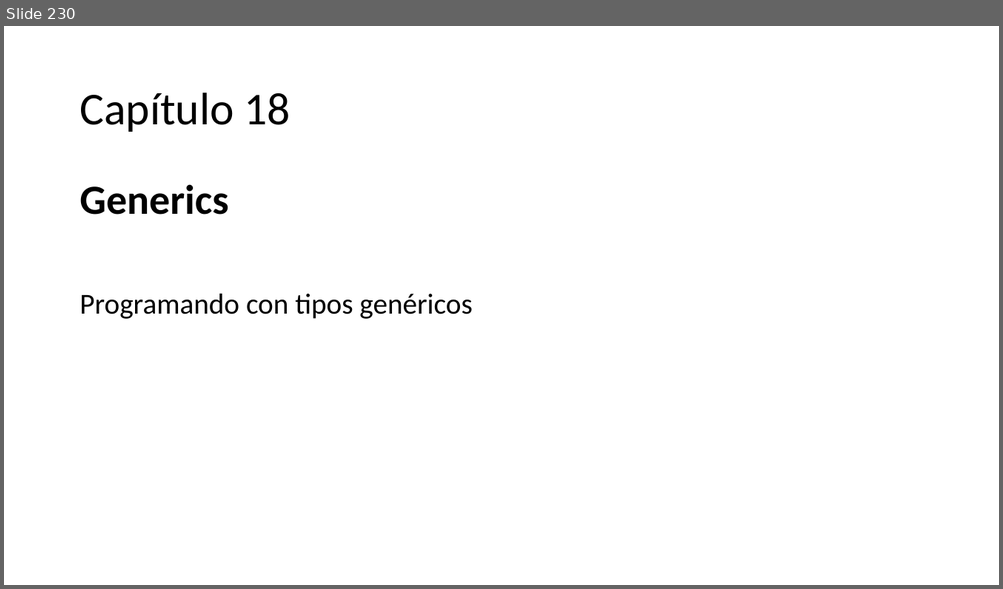
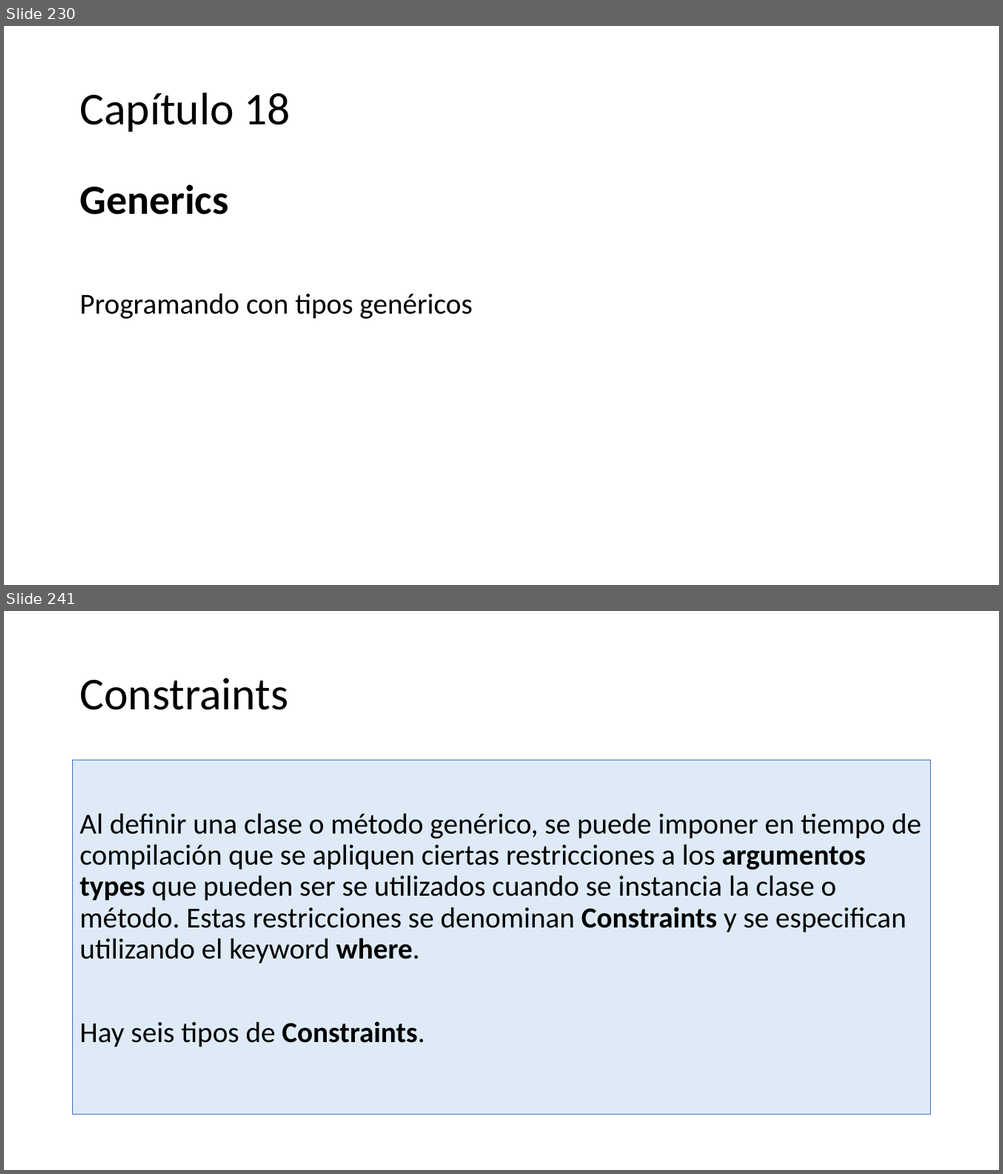
Before and after one commit to AlbertOsinaga/CursoCSharp__8, a slide deck: CSharpQuickReferencia.pptx. Shown one above the other, each under a label of ours: slide 230 before the commit, slides 230 and 241 after it; the slides between them are not shown. The pictures are 1003x589 and 1003x1174 pixels, drawn with LibreOffice and Linux fonts; fonts in the diff are those of the drawing. Boxes give left, top, right and bottom in pixels: in the first picture for what was removed or moved away, otherwise in the second. Text is boxed around its words. In the diff, an @@ line names an element or a change of style, - is before the commit and + after.

```diff
--- a/CSharpQuickReferencia.pptx
+++ b/CSharpQuickReferencia.pptx
@@ slide 241 added at (4,611,999,1170), background #FFFFFF @@
@@ title added at (79,678,288,710), 44 pt, text #000000 @@
+Constraints
@@ text added at (73,760,930,1116), fill #DEEBF7, outline #4472C4 0.75 pt, 28 pt, text #000000 @@
+Al definir una clase o método genérico, se puede imponer en tiempo de compilación que se apliquen ciertas restricciones a los argumentos types que pueden ser se utilizados cuando se instancia la clase o método. Estas restricciones se denominan Constraints y se especifican utilizando el keyword where.
+Hay seis tipos de Constraints.
```
Also in this commit, not shown: 14 other slides added, 1 other file.
